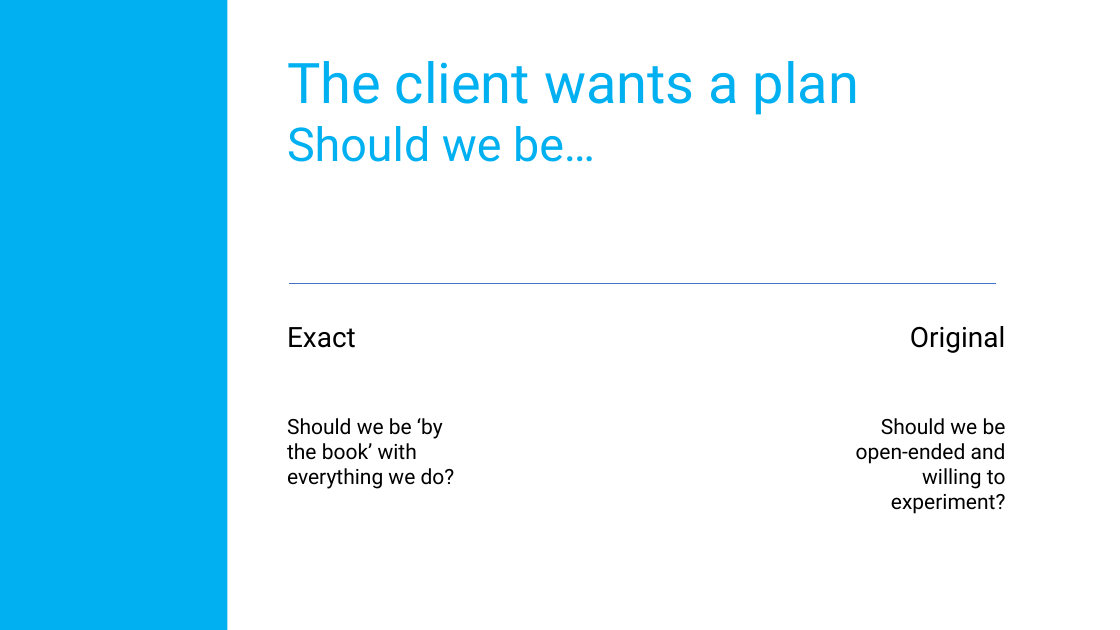
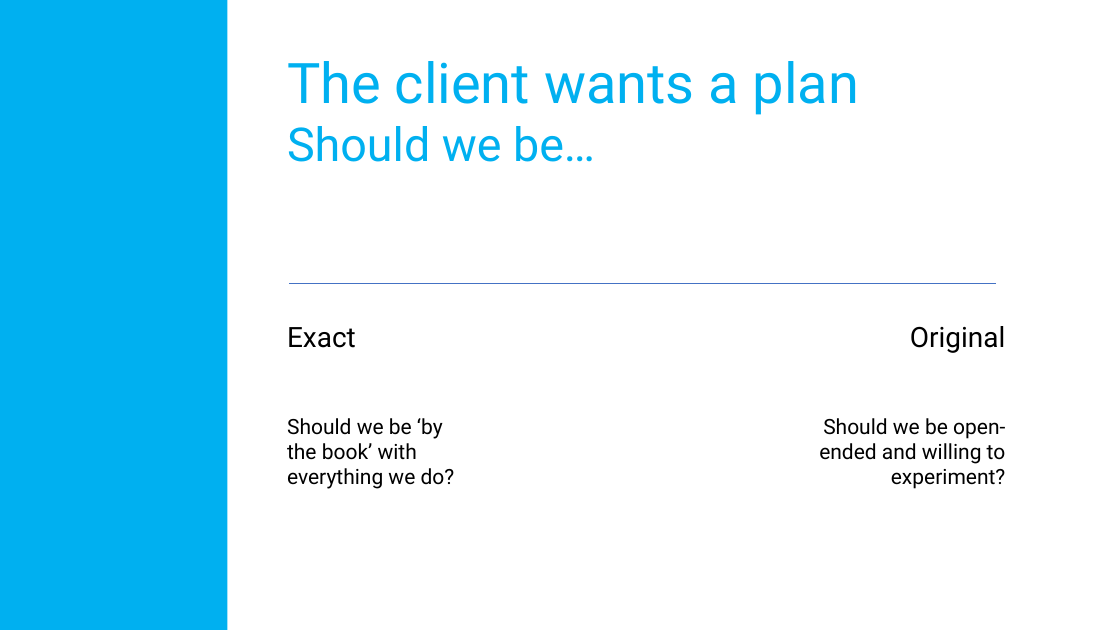
Before and after one commit to amadorchavez/amadorchavez.github.io, a slide deck: slide 9 of nifty/Culture.Values.pptx (slide 7 before the commit). Drawn at 1120x630 pixels with LibreOffice and Linux fonts; fonts in the diff are those of the drawing. Boxes give left, top, right and bottom in pixels: in the first picture for what was removed or moved away, otherwise in the second. Text is boxed around its words. In the diff, an @@ line names an element or a change of style, - is before the commit and + after.

```diff
--- a/nifty/Culture.Values.pptx
+++ b/nifty/Culture.Values.pptx
@@ text "Should we be open-ended and ..." rewrapped from [856, 418, 1006, 514] to [819, 418, 1006, 489] @@
```
Also in this commit, not shown: 11 other slides changed, 17 slides added, 2 slides removed, 49 other files.
